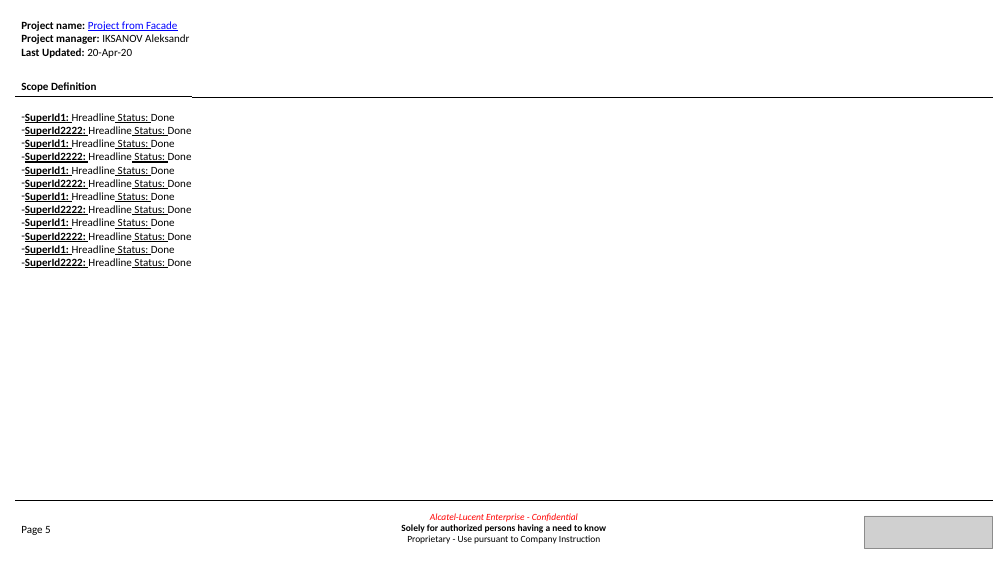
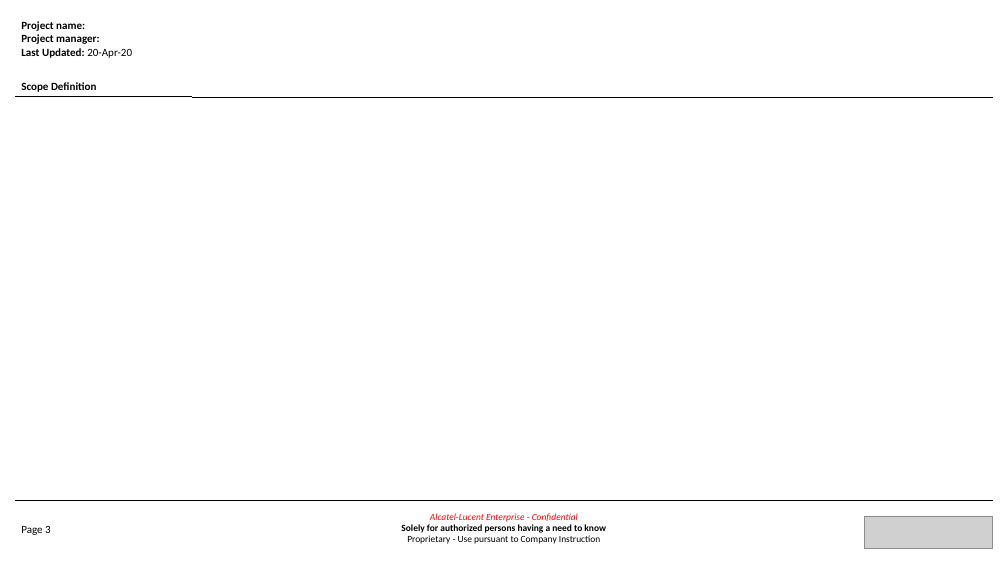
Before and after one commit to TheDiamondDoge/management_board_file_processors, a slide deck: slide 3 of html-to-ppt/createMultipageCustomizablePpt.pptx (slide 5 before the commit). Drawn at 1008x567 pixels with LibreOffice and Linux fonts; fonts in the diff are those of the drawing; grey boxes stand for pictures. Boxes give left, top, right and bottom in pixels: in the first picture for what was removed or moved away, otherwise in the second. Text is boxed around its words. In the diff, an @@ line names an element or a change of style, - is before the commit and + after.

```diff
--- a/html-to-ppt/createMultipageCustomizablePpt.pptx
+++ b/html-to-ppt/createMultipageCustomizablePpt.pptx
@@ text at (x1=21, y1=21, x2=132, y2=58): text changed; bold on @@
-Project name: Project from Facade
-Project manager: IKSANOV Aleksandr
-Last Updated: 20-Apr-20
+Project name:
+Project manager:
+Last Updated: 20-Apr-20
@@ text removed at (x1=25, y1=113, x2=192, y2=268) @@
-– SuperId1: Hreadline Status: Done
-– SuperId2222: Hreadline Status: Done
-– SuperId1: Hreadline Status: Done
-– SuperId2222: Hreadline Status: Done
-– SuperId1: Hreadline Status: Done
-– SuperId2222: Hreadline Status: Done
-– SuperId1: Hreadline Status: Done
-– SuperId2222: Hreadline Status: Done
-– SuperId1: Hreadline Status: Done
-– SuperId2222: Hreadline Status: Done
-– SuperId1: Hreadline Status: Done
-– SuperId2222: Hreadline Status: Done
```
Also in this commit, not shown: 3 other slides changed, 3 slides removed, 9 other files.
